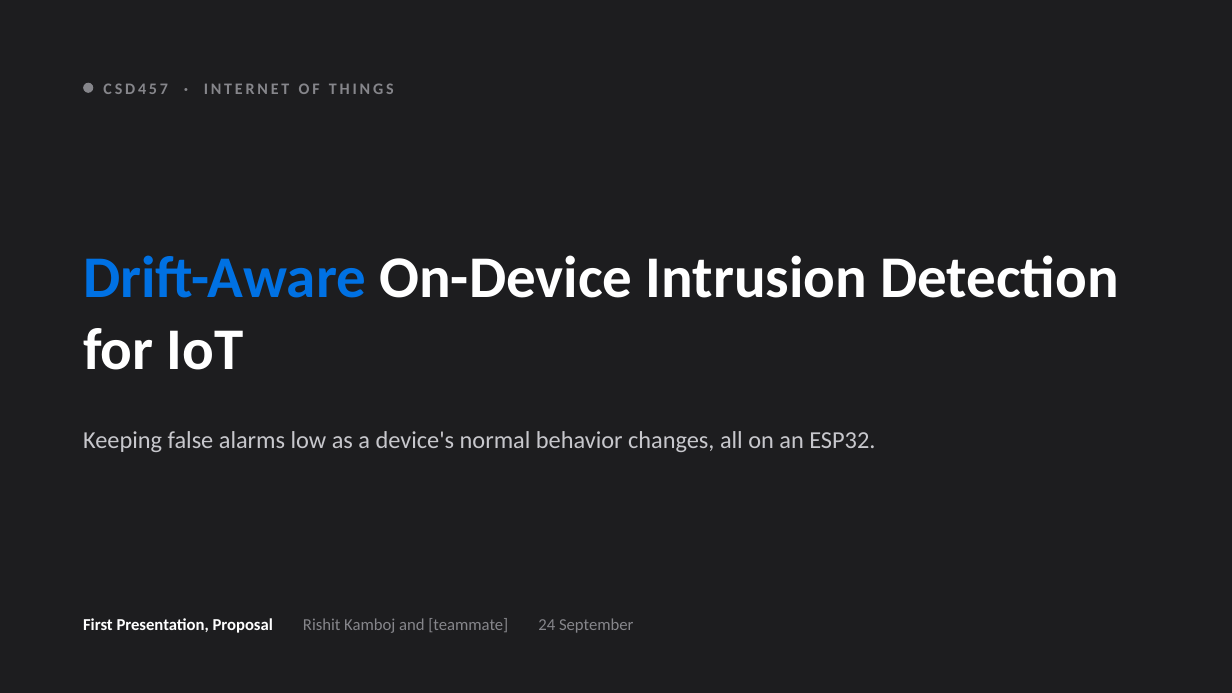
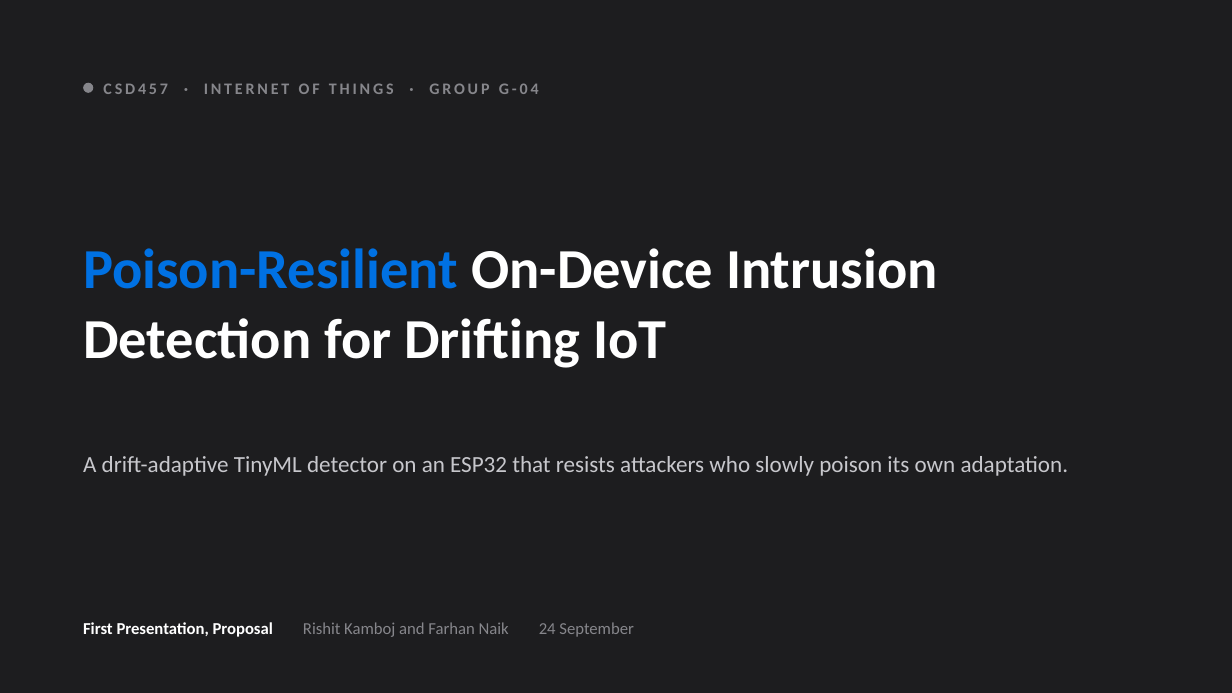
Before and after one commit to IOT-snu/brainstorming, a slide deck: slide 1 of CSD457_First_Presentation.pptx. Drawn at 1232x693 pixels with LibreOffice and Linux fonts; fonts in the diff are those of the drawing. Boxes give left, top, right and bottom in pixels: in the first picture for what was removed or moved away, otherwise in the second. Text is boxed around its words. In the diff, an @@ line names an element or a change of style, - is before the commit and + after.

Commit message:
Evolve topic to Poison-Resilient On-Device Intrusion Detection for Drifting IoT
Reframe around the adversarial angle: an attacker who slowly poisons the
detector's own adaptation (boiling-frog attack), plus a lightweight on-device
defense. Adds the attack, the robust update guard, attack-resilience metrics,
and the Group G-04 authors (Rishit Kamboj and Farhan Naik).

```diff
--- a/CSD457_First_Presentation.pptx
+++ b/CSD457_First_Presentation.pptx
@@ text at (103, 83, 539, 94): text changed @@
-CSD457 · INTERNET OF THINGS
+CSD457 · INTERNET OF THINGS · GROUP G-04
@@ text at (83, 248, 938, 368): text changed; size 46 to 44 pt @@
-Drift-Aware On-Device Intrusion Detection for IoT
+Poison-Resilient On-Device Intrusion Detection for Drifting IoT
@@ text at (83, 456, 1069, 476): text changed; size 19 to 18 pt @@
-Keeping false alarms low as a device's normal behavior changes, all on an ESP32.
+A drift-adaptive TinyML detector on an ESP32 that resists attackers who slowly poison its own adaptation.
@@ text at (83, 622, 633, 637): text changed @@
-First Presentation, Proposal Rishit Kamboj and [teammate] 24 September
+First Presentation, Proposal Rishit Kamboj and Farhan Naik 24 September
```
Also in this commit, not shown: 7 other slides changed, 1 other file.
